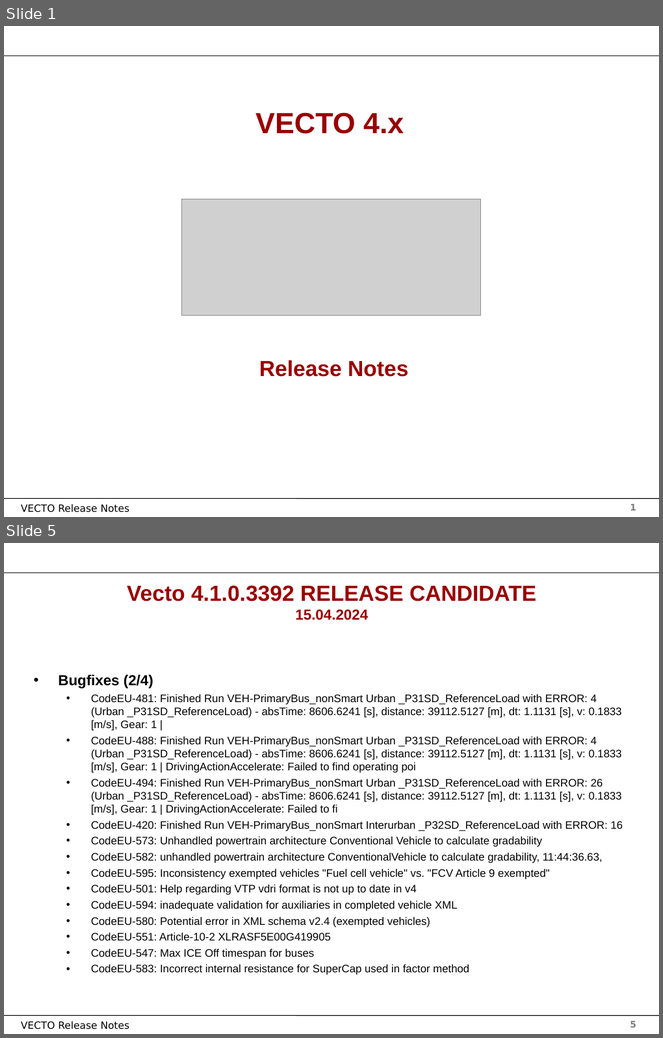
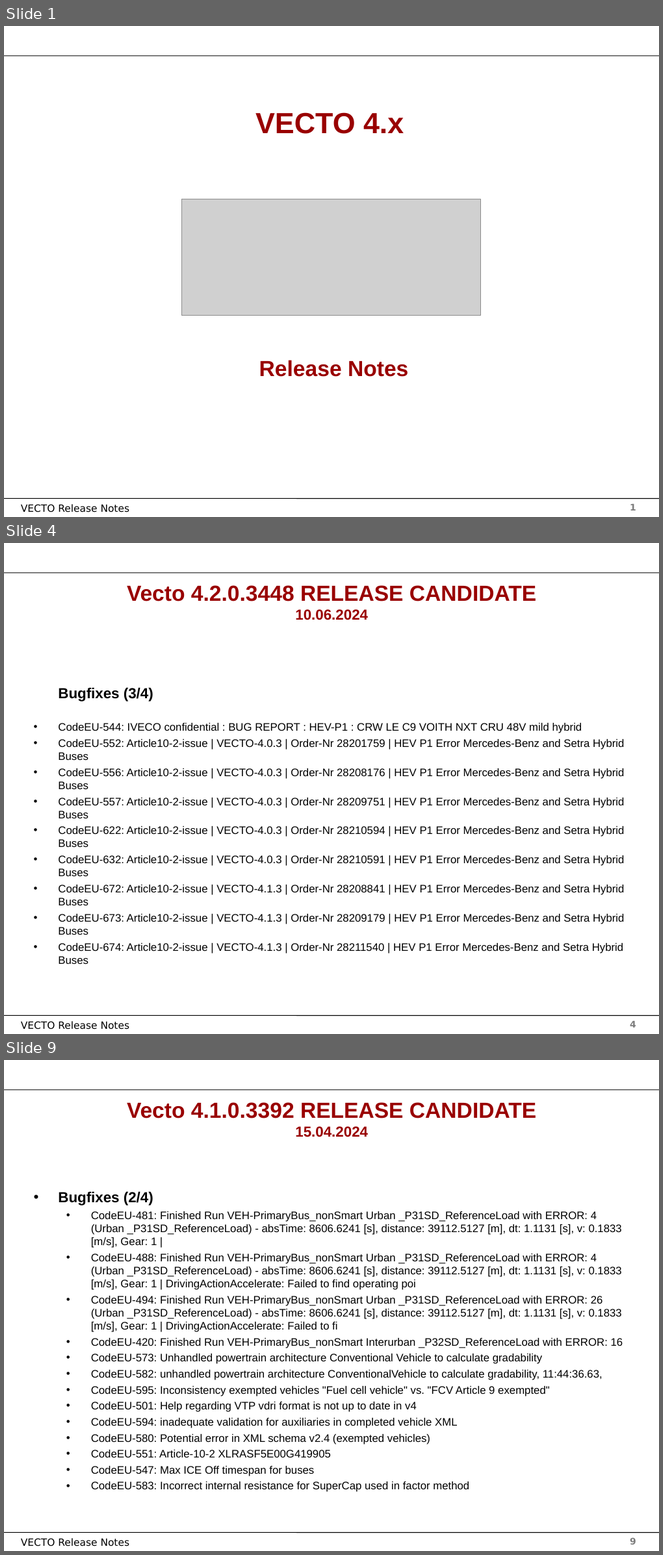
Before and after one commit to tanawadeatharva/BharatVECTO, a slide deck: Documentation/User Manual Source/Release Notes Vecto4.x.pptx. Shown one above the other, each under a label of ours: slides 1 and 5 before the commit, slides 1, 4 and 9 after it; the slides between them are not shown. The pictures are 663x1038 and 663x1555 pixels, drawn with LibreOffice and Linux fonts; fonts in the diff are those of the drawing; grey boxes stand for pictures; background and template pictures are left out. Boxes give left, top, right and bottom in pixels: in the first picture for what was removed or moved away, otherwise in the second. Text is boxed around its words. In the diff, an @@ line names an element or a change of style, - is before the commit and + after.

```diff
--- a/Documentation/User Manual Source/Release Notes Vecto4.x.pptx
+++ b/Documentation/User Manual Source/Release Notes Vecto4.x.pptx
@@ slide 4 added at (4, 543, 659, 1034), background #FFFFFF; not listed: 4 template elements that a slide beside it also shows @@
@@ title added at (127, 585, 536, 620), 24 pt, text #990000, bold @@
+Vecto 4.2.0.3448 RELEASE CANDIDATE
+10.06.2024
@@ text added at (58, 687, 624, 964), 12 pt, text #000000 @@
+Bugfixes (3/4)
+• CodeEU-544: IVECO confidential : BUG REPORT : HEV-P1 : CRW LE C9 VOITH NXT CRU 48V mild hybrid
+• CodeEU-552: Article10-2-issue | VECTO-4.0.3 | Order-Nr 28201759 | HEV P1 Error Mercedes-Benz and Setra Hybrid Buses
+• CodeEU-556: Article10-2-issue | VECTO-4.0.3 | Order-Nr 28208176 | HEV P1 Error Mercedes-Benz and Setra Hybrid Buses
+• CodeEU-557: Article10-2-issue | VECTO-4.0.3 | Order-Nr 28209751 | HEV P1 Error Mercedes-Benz and Setra Hybrid Buses
+• CodeEU-622: Article10-2-issue | VECTO-4.0.3 | Order-Nr 28210594 | HEV P1 Error Mercedes-Benz and Setra Hybrid Buses
+• CodeEU-632: Article10-2-issue | VECTO-4.0.3 | Order-Nr 28210591 | HEV P1 Error Mercedes-Benz and Setra Hybrid Buses
+• CodeEU-672: Article10-2-issue | VECTO-4.1.3 | Order-Nr 28208841 | HEV P1 Error Mercedes-Benz and Setra Hybrid Buses
+• CodeEU-673: Article10-2-issue | VECTO-4.1.3 | Order-Nr 28209179 | HEV P1 Error Mercedes-Benz and Setra Hybrid Buses
+• CodeEU-674: Article10-2-issue | VECTO-4.1.3 | Order-Nr 28211540 | HEV P1 Error Mercedes-Benz and Setra Hybrid Buses
@@ what was slide 5 is now slide 9 @@
@@ page number at (630, 1538, 636, 1545): text changed @@
-5
+9
```
Also in this commit, not shown: 3 other slides added, 4 other files.
